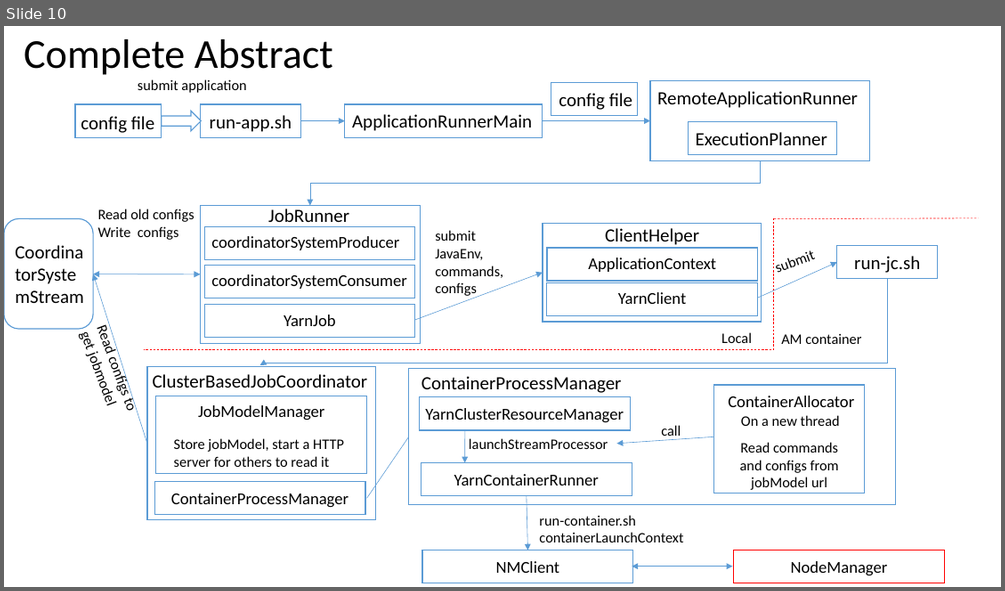
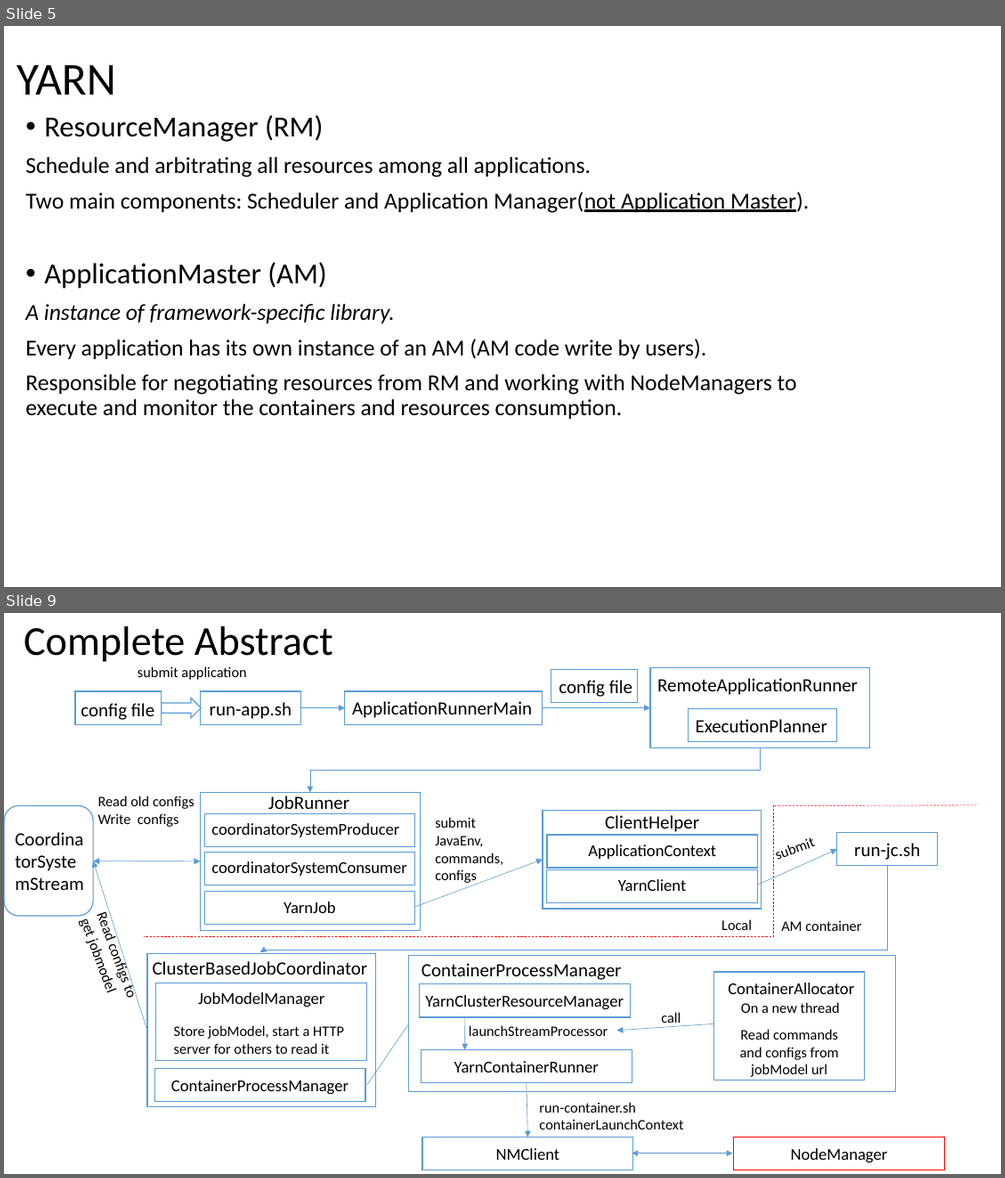
Before and after one commit to Swrrt/Samza-Documents, a slide deck: Documentation/SamzaStructure.pptx. Shown one above the other, each under a label of ours: slide 10 before the commit, slides 5 and 9 after it; the slides between them are not shown. The pictures are 1005x591 and 1005x1178 pixels, drawn with LibreOffice and Linux fonts; fonts in the diff are those of the drawing. Boxes give left, top, right and bottom in pixels: in the first picture for what was removed or moved away, otherwise in the second. Text is boxed around its words. In the diff, an @@ line names an element or a change of style, - is before the commit and + after.

Commit message:
Re-organizing; YARN's introduction completed

```diff
--- a/Documentation/SamzaStructure.pptx
+++ b/Documentation/SamzaStructure.pptx
@@ slide 5 added at box(4, 26, 1001, 587), background #FFFFFF @@
@@ text added at box(16, 65, 116, 95), 44 pt, text #000000 @@
+YARN
@@ text added at box(25, 115, 809, 418), 22 pt, text #000000 @@
+• ResourceManager (RM)
+Schedule and arbitrating all resources among all applications.
+Two main components: Scheduler and Application Manager(not Application Master).
+• ApplicationMaster (AM)
+A instance of framework-specific library.
+Every application has its own instance of an AM (AM code write by users).
+Responsible for negotiating resources from RM and working with NodeManagers to execute and monitor the containers and resources consumption.
@@ what was slide 10 is now slide 9 @@
```
Also in this commit, not shown: 9 slides changed, 5 other slides added.
